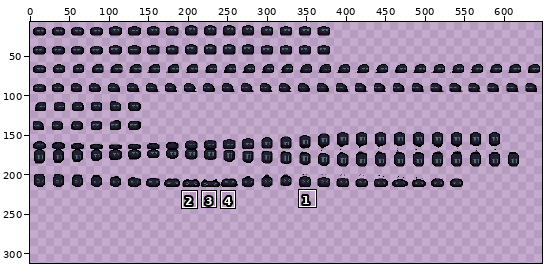
Sprite sheet, stored at public/benchmark2/dist/assets/player/inkoo.png. The picture above shows the old version from afar; the outline marks the close-up.
Close-up. First the earlier version:
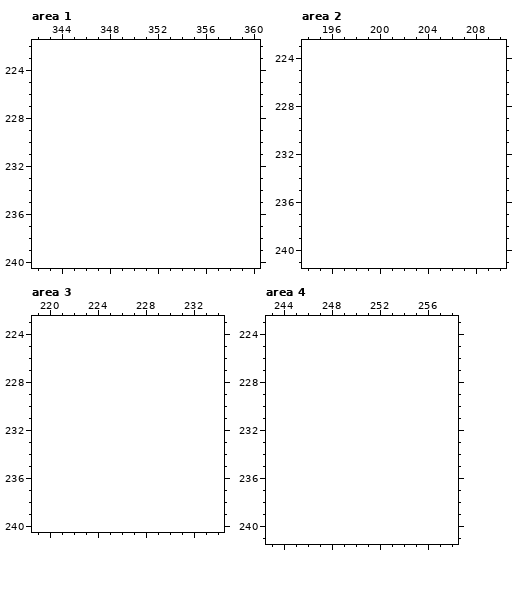
The file is 648x216 pixels. Colours within 5 levels of each other are drawn and written as one. Shown: area 1: x 342..360, y 222..240; area 2: x 194..210, y 223..241; area 3: x 219..234, y 223..240; area 4: x 243..258, y 223..241. The old version is drawn lined up with the new one, on the new canvas. The wide view leaves out empty margins. The commit also changed other parts of the picture, which this record leaves out.
And afterwards:
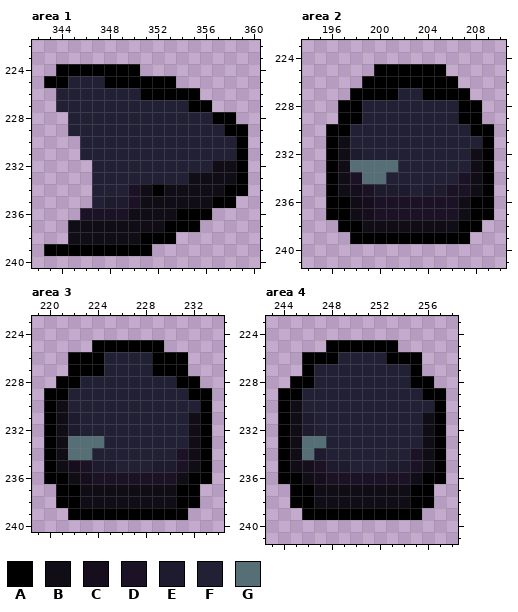
Palette (. is transparent): A #000000  B #100d17  C #160e1d  D #1c1225  E #1f1b2e  F #222034  G #566e75
Difference:
canvas 648x216 -> 648x312
Changed rows in their new state; - is an unchanged pixel.
Area 1:
first column x 343:
224 -AAAAAAA---------
225 AAFFFAAAAAA------
226 -FFFFFFFAAAAA----
227 -FFFFFFFFFFFAA---
228 --FFFFFFFFFFFFAA-
229 --FFFFFFFFFFFFFAA
230 ---FFFFFFFFFFFFFA
231 ---FFFFFFFFFFFFFA
232 ----FFFFFFFFFFBBA
233 ----FFFFFFFFBBBBA
234 ----FFFDBABBBBBAA
235 ----FEEDBBBBBBAA-
236 ---DDDDBBBBAAA---
237 --BBBBBBBBAAA----
238 --BBBBBBAAA------
239 AAAAAAAAA--------
Area 2:
first column x 196:
225 ----AAAAAA----
226 ---AAAAAAAA---
227 --AAAAFFAAAA--
228 -AAFFFFFFFFAA-
229 -AAFFFFFFFFAA-
230 AAFFFFFFFFFFAA
231 ABFFFFFFFFFFFA
232 ABEFFFFFFFFFBA
233 ABGGGGFFFFFFBA
234 ABDGGFFFFFFDBA
235 ABCDEEEFEEDDBA
236 AABCDDDDDDDBAA
237 AABCDDDDDDDBAA
238 -AABBBBBBBBAA-
239 --AAAAAAAAAA--
Area 3:
first column x 220:
225 ----AAAAAA----
226 --AAAFFFFAAA--
227 --AAAFFFFAAA--
228 -AAFFFFFFFFAA-
229 AAFFFFFFFFFFAA
230 ABFFFFFFFFFFFA
231 ABEFFFFFFFFFBA
232 ABEFFFFFFFFFBA
233 ABGGGFFFFFFFBA
234 ABGGFFFFFFFDBA
235 ABCDEEFFFEEDBA
236 AABCDDDDDDDBAA
237 -AABBBBBBBBAA-
238 -AABBBBBBBBAA-
239 --AAAAAAAAAA--
Area 4:
first column x 244:
225 ----AAAAAA----
226 --AAAFFFFAAA--
227 --AFFFFFFFFA--
228 -AAFFFFFFFFAA-
229 AAFFFFFFFFFFAA
230 ABFFFFFFFFFFFA
231 ABEFFFFFFFFFBA
232 ABEFFFFFFFFFBA
233 ABGGFFFFFFFFBA
234 ABGEFFFFFFFDBA
235 ABCDEEFFFEEDBA
236 AABCDDDDDDDBAA
237 -AABBBBBBBBAA-
238 -AABBBBBBBBAA-
239 --AAAAAAAAAA--
Where, in picture pixels (left, top, right, bottom), the same in both close-ups:
added: (44, 64, 248, 256)
added: (326, 64, 494, 244)
added: (44, 340, 212, 520)
added: (278, 340, 446, 520)
